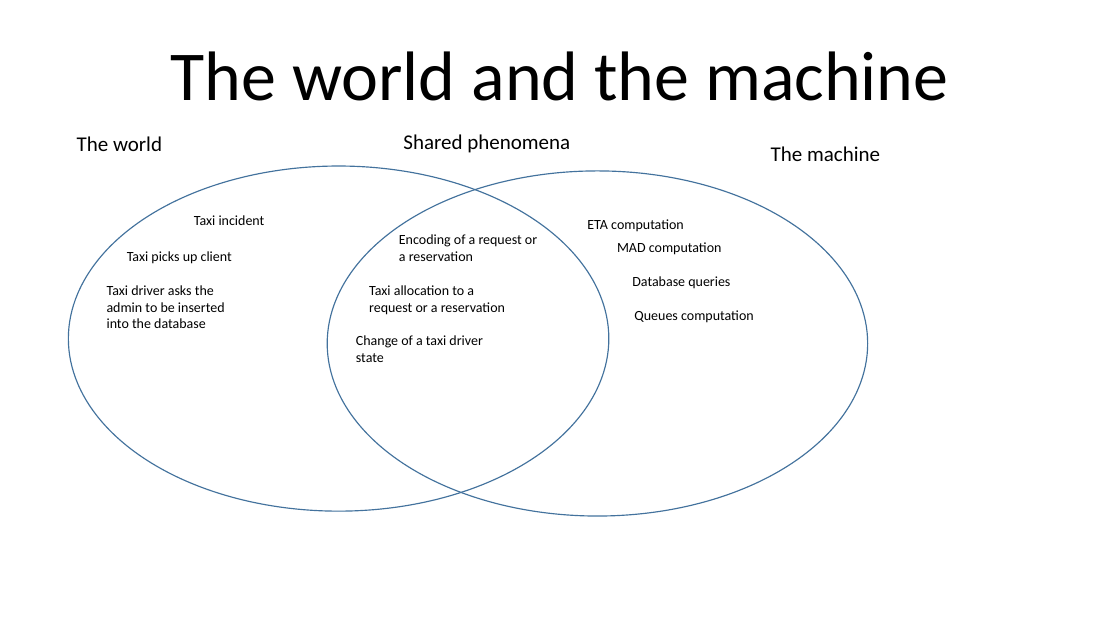
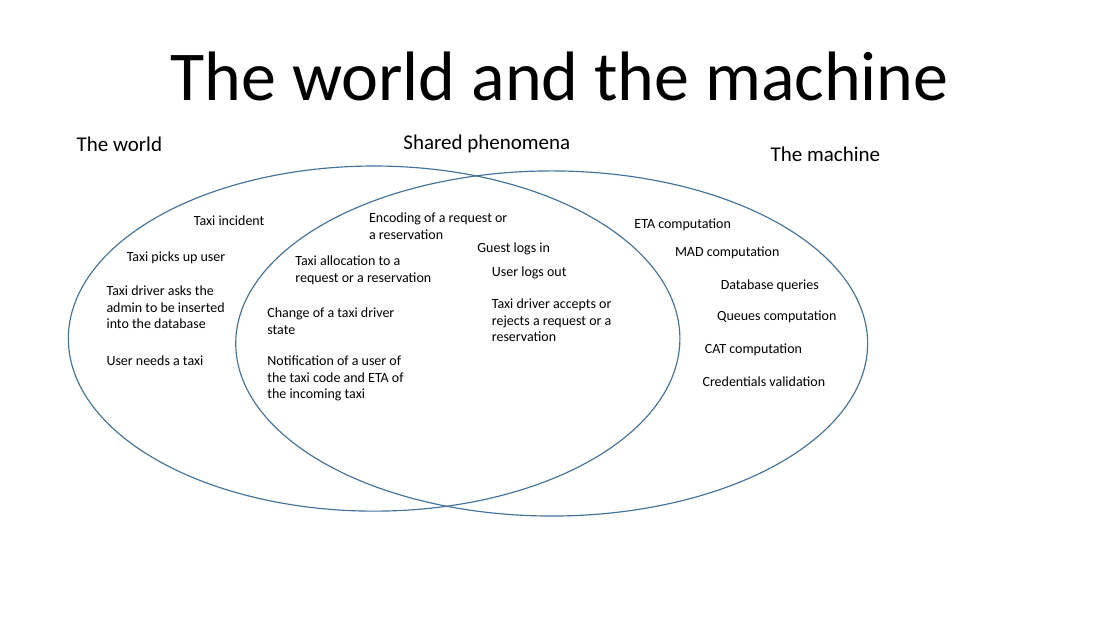
Before and after one commit to RobClap/SE2_Stella_Clapis_Project, a slide deck: slide 1 of RASD/The world and the machine.pptx. Drawn at 1120x630 pixels with LibreOffice and Linux fonts; fonts in the diff are those of the drawing. Boxes give left, top, right and bottom in pixels: in the first picture for what was removed or moved away, otherwise in the second. Text is boxed around its words. In the diff, an @@ line names an element or a change of style, - is before the commit and + after.

Commit message:
aggiunta the world and the machine e use case definitivo

```diff
--- a/RASD/The world and the machine.pptx
+++ b/RASD/The world and the machine.pptx
@@ ellipse: place and size @@
-ellipse at (68, 166, 608, 512)
+ellipse at (68, 166, 680, 512)
@@ ellipse: place and size @@
-ellipse at (328, 171, 868, 516)
+ellipse at (236, 171, 868, 516)
@@ text "Encoding of a request or ...": place and size @@
-text "Encoding of a request or ..." at (399, 234, 537, 261)
+text "Encoding of a request or ..." at (369, 212, 507, 239)
@@ text "ETA computation": place and size @@
-text "ETA computation" at (587, 219, 684, 232)
+text "ETA computation" at (634, 218, 731, 231)
@@ text "MAD computation": place and size @@
-text "MAD computation" at (617, 242, 722, 255)
+text "MAD computation" at (675, 246, 780, 259)
@@ text at (127, 251, 226, 264): text changed @@
-Taxi picks up client
+Taxi picks up user
@@ text "Taxi allocation to a request ...": place and size @@
-text "Taxi allocation to a request ..." at (369, 285, 505, 315)
+text "Taxi allocation to a request ..." at (295, 255, 431, 285)
@@ text added at (477, 242, 550, 255), 12 pt, text #000000 @@
+Guest logs in
@@ text added at (492, 266, 566, 279), 12 pt, text #000000 @@
+User logs out
@@ text added at (492, 298, 612, 341), 12 pt, text #000000 @@
+Taxi driver accepts or rejects a request or a reservation
@@ text "Database queries": place and size @@
-text "Database queries" at (632, 276, 730, 289)
+text "Database queries" at (721, 279, 819, 292)
@@ text "Change of a taxi driver ...": place and size @@
-text "Change of a taxi driver ..." at (356, 335, 482, 362)
+text "Change of a taxi driver ..." at (267, 307, 394, 334)
@@ text "Queues computation": place and size @@
-text "Queues computation" at (634, 310, 754, 323)
+text "Queues computation" at (717, 310, 837, 323)
@@ text added at (107, 355, 203, 365), 12 pt, text #000000 @@
+User needs a taxi
@@ text added at (267, 355, 404, 401), 12 pt, text #000000 @@
+Notification of a user of the taxi code and ETA of the incoming taxi
@@ text added at (705, 343, 802, 356), 12 pt, text #000000 @@
+CAT computation
@@ text added at (703, 376, 825, 386), 12 pt, text #000000 @@
+Credentials validation
```
Also in this commit, not shown: 3 other files.
